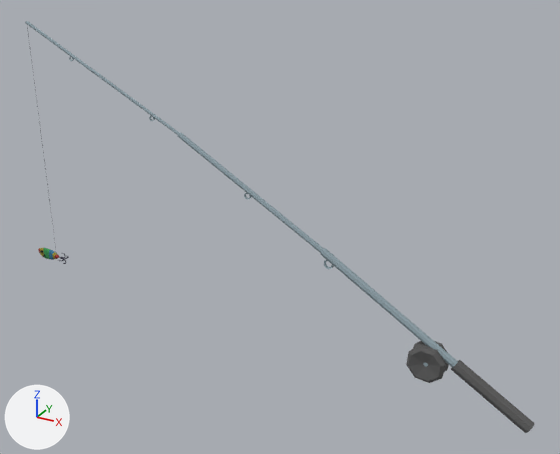
Two versions of the glTF model public/models/fishing.glb, one commit apart.
One viewpoint serves both versions: a camera (50 mm lens) standing at (27.8, -25.9, 17.3) and looking at (13.2, 0.7, 4.1). The axes (+X, +Y, +Z) are drawn at lower left. The lights are the same throughout.

Names of what the first picture shows: 'fish_rod'.
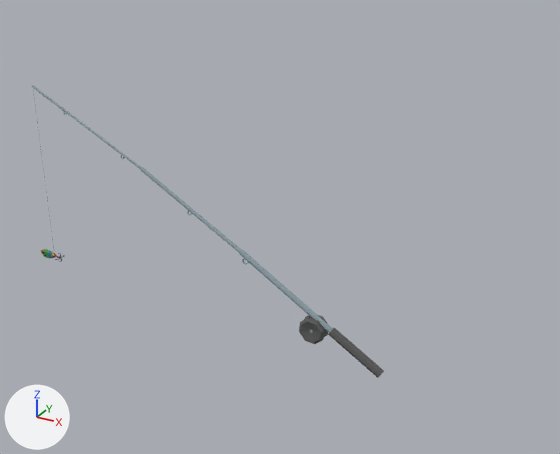
ob_lure is not drawn itself; it is the parent of ob_fish_rod, ob_line, ob_lure_4.

Where the change shows, as pixel boxes [x1, y1, x2, y2] in the pictures (560 x 454 px):
```json
{"object": "fish_rod", "change": "rescaled", "before": [25, 21, 535, 433], "after": [32, 85, 384, 378], "on screen": "31% narrower, 29% shorter"}
{"object": "Lure_4", "change": "rescaled", "before": [38, 248, 69, 264], "after": [41, 249, 65, 262]}
{"object": "line", "change": "rescaled", "before": [27, 27, 56, 248], "after": [33, 91, 54, 248], "on screen": "27% narrower, 29% shorter"}
```

The change, as JSON lines over the scene's bpy script:
```json
{"op": "set", "path": "ob_lure.scale", "old": "(1.0, 1.0, 1.0)", "new": "(0.75, 0.75, 0.75)"}
```
